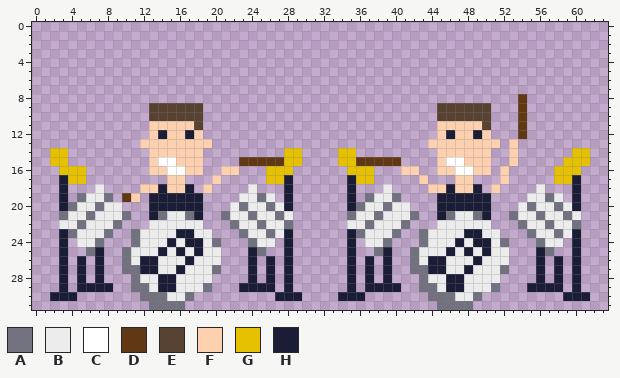
One commit to this pixel-art sprite: src/img/spritesheet-band-drummer.png. The picture above was drawn from the file before the commit.
The file is 64x32 pixels.
Palette (. is transparent): A #71717f  B #ececec  C #ffffff  D #603814  E #574130  F #fdd1af  G #e5c102  H #1b1c36
The same view after the edit:
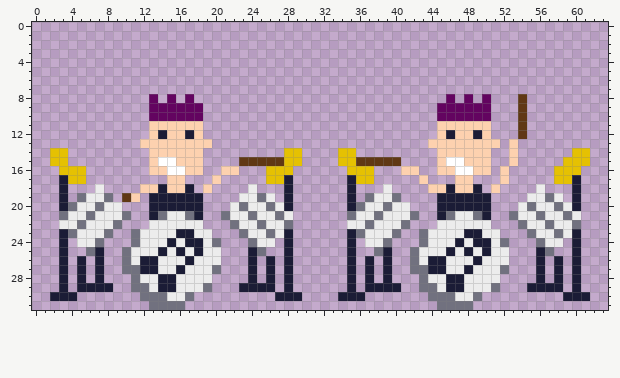
Author's note on the commit: UPDATED: Gave drummer purple hair
Changes in this commit:
@@ palette @@
-E #574130
+E #630460
@@ x 11..52 @@
  7 ..........................................
- 8 ..........................................
+ 8 ..E.E.E............................E.E.E..
  9 ..EEEEEE..........................EEEEEE..
 10 ..EEEEEE..........................EEEEEE..
-11 ..FFFFFE..........................FFFFFE..
+11 ..FFFFFF..........................FFFFFF..
 12 ..FHFFHF..........................FHFFHF..
